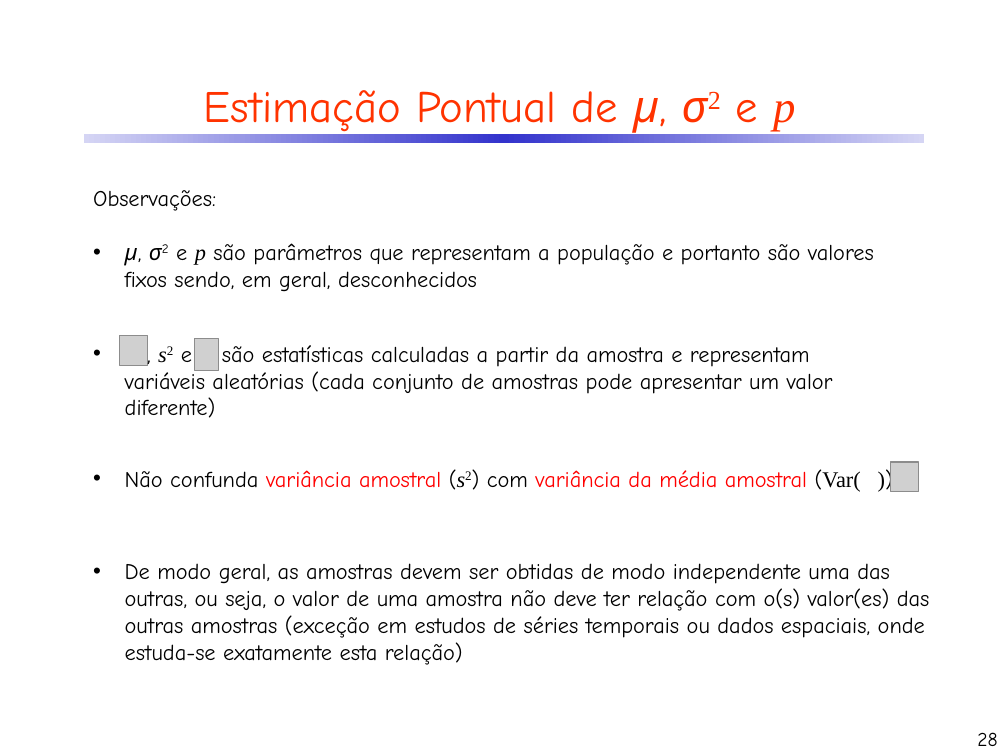
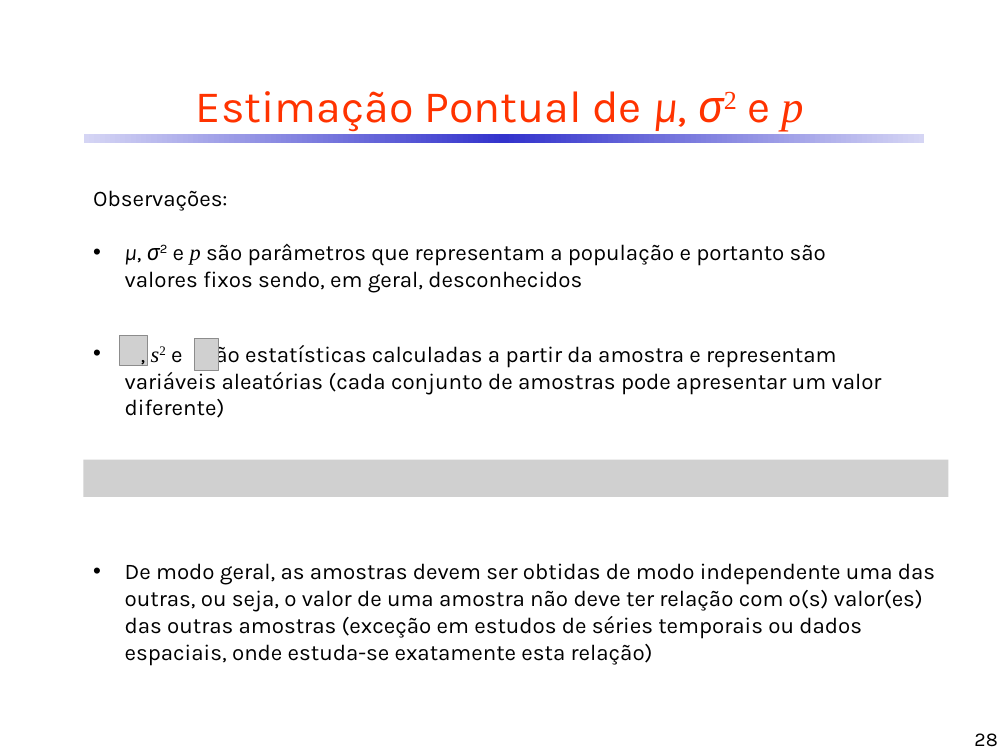
Before and after one commit to CDRenno/Estatistica, a slide deck: slide 28 of ppt/05InfEstat_EstimPontual.pptx. Drawn at 1008x756 pixels with LibreOffice and Linux fonts; fonts in the diff are those of the drawing; grey boxes stand for pictures. Boxes give left, top, right and bottom in pixels: in the first picture for what was removed or moved away, otherwise in the second. Text is boxed around its words. In the diff, an @@ line names an element or a change of style, - is before the commit and + after.

```diff
--- a/ppt/05InfEstat_EstimPontual.pptx
+++ b/ppt/05InfEstat_EstimPontual.pptx
@@ font Comic Neue to Karla in 5 elements at bbox=[196, 91, 803, 132], bbox=[93, 190, 826, 293], bbox=[974, 733, 997, 747], bbox=[125, 563, 935, 666], bbox=[125, 341, 882, 418] @@
@@ picture added at bbox=[84, 460, 949, 497] @@
@@ text removed at bbox=[125, 469, 861, 492] @@
-• Não confunda variância amostral (s2) com variância da média amostral (Var( ))
@@ picture removed at bbox=[891, 462, 919, 491] @@
```
Also in this commit, not shown: 51 other slides changed, 5 other files.
